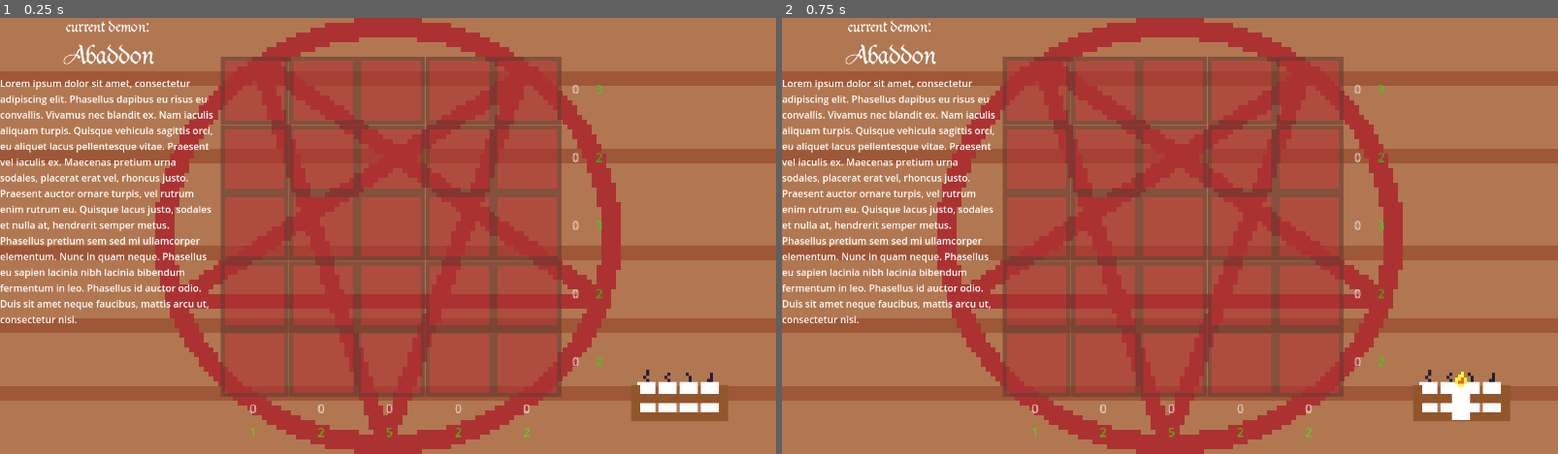
Above: before the commit, frames 1-2 (left to right).
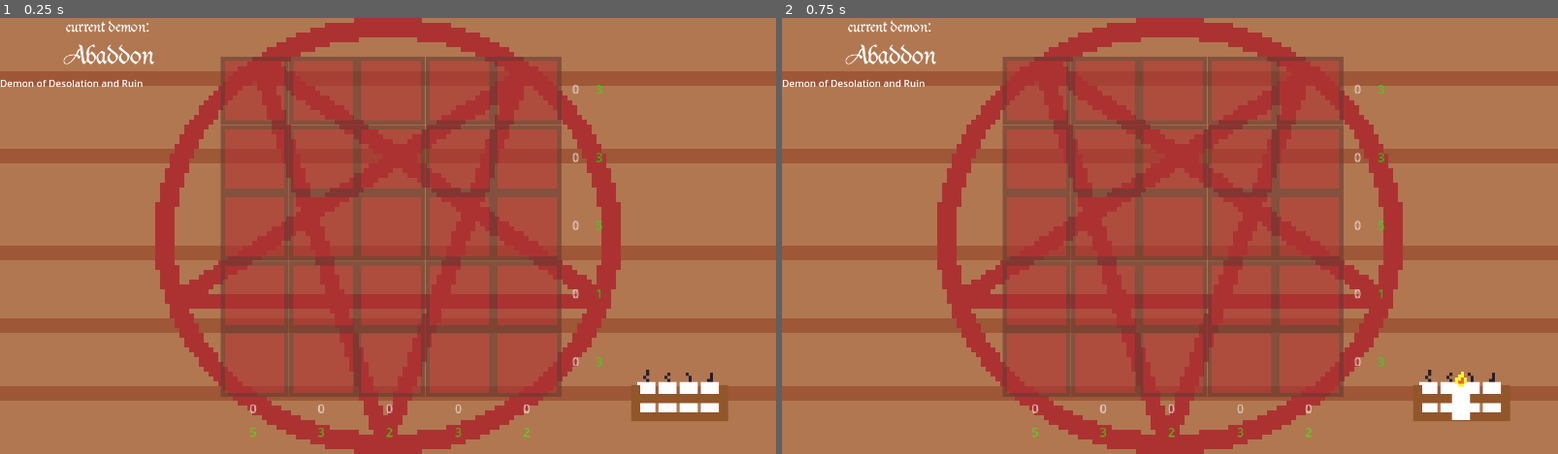
Above: after the commit, the same moments.

Repository: adrientremblay/ld55
Game: Godot game, scene res://scenes/main.tscn
Two runs of this game, one before a commit and one after it. Both use one fixed random seed, a clock stepped at 60 frames per second and the inputs below.
Inputs (mouse positions are in pixels of both pictures, inside the frame that each line leads up to):
- Up to frame 1 (0.25 s): no input
- Up to frame 2 (0.75 s): tap Enter at 0.5 s; move the mouse to (1464, 397) at 0.52 s; press the mouse at (1464, 397) at 0.53 s

The runs differ from the first frame. In frame 1, 3.5% of the frame differs, in the area x 0-78%, y 14-97%; in frame 2, 3.5%.

Commit message:
Wrote out multiple demon levels

Diff:
--- a/scenes/grimoire.tscn
+++ b/scenes/grimoire.tscn
@@ -27,7 +27,7 @@
 horizontal_alignment = 1
 vertical_alignment = 1
 
-[node name="Label" type="Label" parent="."]
+[node name="Description" type="Label" parent="."]
 layout_mode = 2
 size_flags_vertical = 3
 text = "Lorem ipsum dolor sit amet, consectetur adipiscing elit. Phasellus dapibus eu risus eu convallis. Vivamus nec b …(552 unchanged characters)…
--- a/scenes/main.gd
+++ b/scenes/main.gd
@@ -3,8 +3,7 @@
 var demons_to_summon: Array[Demon]
 var current_demon = 0
 @onready var demonNameLabel: Label = $Grimoire/DemonName
-
-var rng = RandomNumberGenerator.new()
+@onready var demonDescription: Label = $Grimoire/Description
 
 # Called when the node enters the scene tree for the first time.
 func _ready() -> void:
@@ -19,23 +18,17 @@
 	add_child(object)
 
 func make_levels():
-	var puzzle = generate_puzzle()
-	var abaddon = Demon.new("Abaddon", "sheep demon", puzzle[0], puzzle[1])
-	demons_to_summon.append(abaddon)
+	demons_to_summon.append(Demon.new("Abaddon", "Demon of Desolation and Ruin", null, null))
+	demons_to_summon.append(Demon.new("Moloch", "Demon of Wrath and Violence", null, null))
+	demons_to_summon.append(Demon.new("Astaroth", "Demon of Vanity and Envy", null, null))
+	demons_to_summon.append(Demon.new("Belial", "Demon of Lawlessness and Corruption", null, null))
+	demons_to_summon.append(Demon.new("Lilith ", "Demon of Deception and Betrayal", null, null))
+	demons_to_summon.append(Demon.new("Leviathan", "Demon of Chaos and Destruction", null, null))
+	demons_to_summon.append(Demon.new("Beelzebub", "Demon of Gluttony and Excess", null, null))
+	demons_to_summon.append(Demon.new("Asmodeus", "Demon of Lust and Temptation", null, null))
 
 func load_demon(demon: Demon):
 	demonNameLabel.text = demon.name
+	demonDescription.text = demon.description
+
 	$Altar.set_answers(demon.rows, demon.cols)
-
-func generate_puzzle():
-	var rows = [0,0,0,0,0]
-	var cols = [0,0,0,0,0]
-
-	for i in range(5):
-		for j in range(5):
-			var should_place = rng.randf() > 0.5
-			if should_place:
-				rows[i]+=1
-				cols[j]+=1
-
-	return [rows, cols]
--- a/scripts/demon.gd
+++ b/scripts/demon.gd
@@ -5,8 +5,28 @@
 var cols: Array
 var rows: Array
 
+var rng = RandomNumberGenerator.new()
+
 func _init(name, description, cols, rows):
 	self.name = name
 	self.description = description
-	self.cols = cols
-	self.rows = rows
+	if cols != null and rows != null:
+		self.cols = cols
+		self.rows = rows
+	else:
+		var puzzle = generate_puzzle()
+		self.rows = puzzle[0]
+		self.cols = puzzle[1]
+
+func generate_puzzle():
+	var rows = [0,0,0,0,0]
+	var cols = [0,0,0,0,0]
+
+	for i in range(5):
+		for j in range(5):
+			var should_place = rng.randf() > 0.5
+			if should_place:
+				rows[i]+=1
+				cols[j]+=1
+
+	return [rows, cols]
